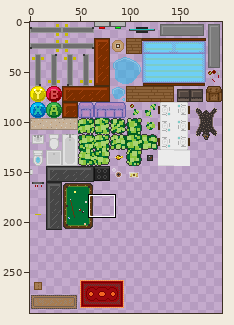
Two states of a sprite sheet, Assets/Levels/Sprites/Test.png. Above: a wide view before the commit, with the close-up outlined.
Close-up. Old version:
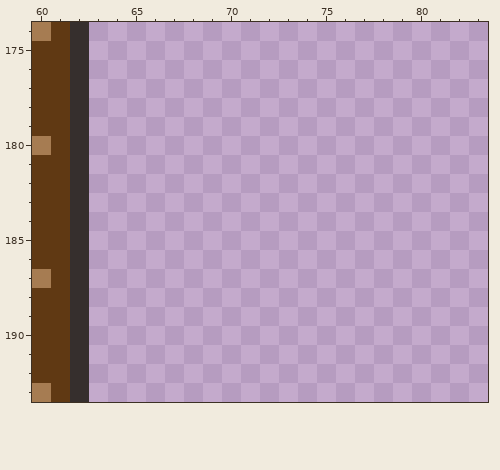
The file is 192x320 pixels. Colours within 5 levels of each other are drawn and written as one. Shown: x 60..83, y 174..193. The wide view leaves out empty margins. The commit also changed other parts of the picture, which this record leaves out.
The same view after the edit:
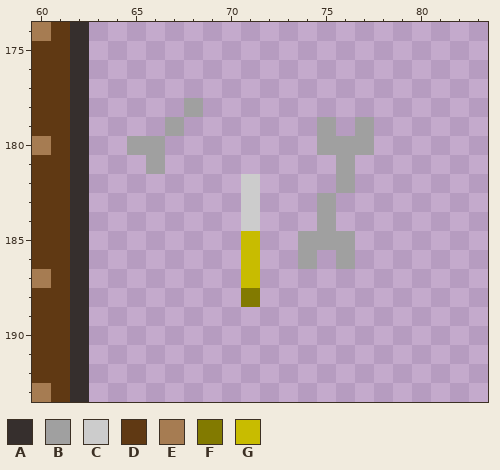
Palette (. is transparent): A #362f2d  B #a0a0a0  C #cccccc  D #603913  E #a67c52  F #827a00  G #c8bc00
What changed:
The author put colour B in row 178 at x 68; in row 179 at x 67, 75 and 77; in row 180 at x 65 to 66 and 75 to 77; in row 181 at x 66 and 76; in row 182 at x 76; in rows 183 to 184 at x 75.
The author put colour B in row 185 at x 74 to 76; in row 186 at x 74 and 76.
The author put colour C in rows 182 to 184 at x 71.
The author put colour F in row 188 at x 71.
The author put colour G in rows 185 to 187 at x 71.
Pixel boxes of the changes (left, top, right, bottom) in both close-ups:
added: (127, 98, 374, 307)
